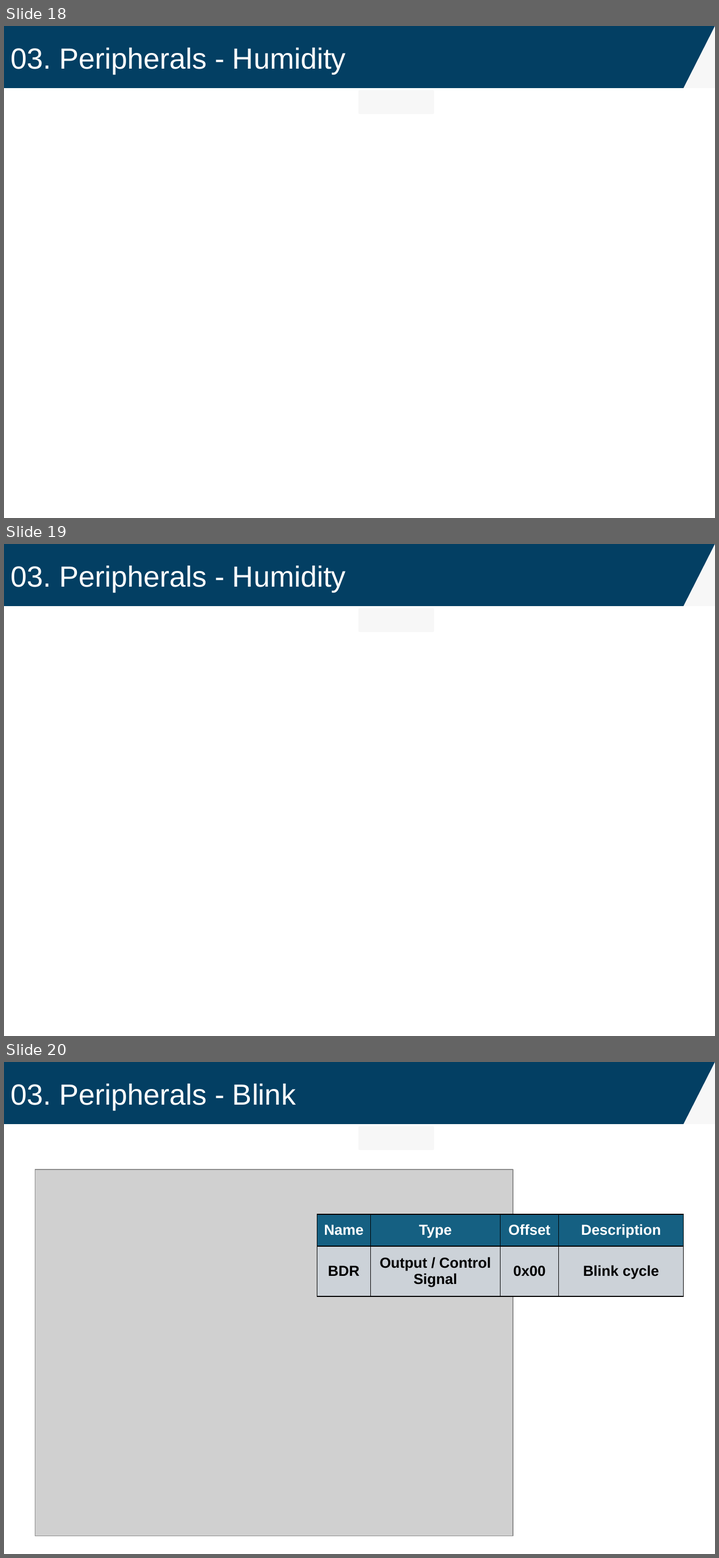
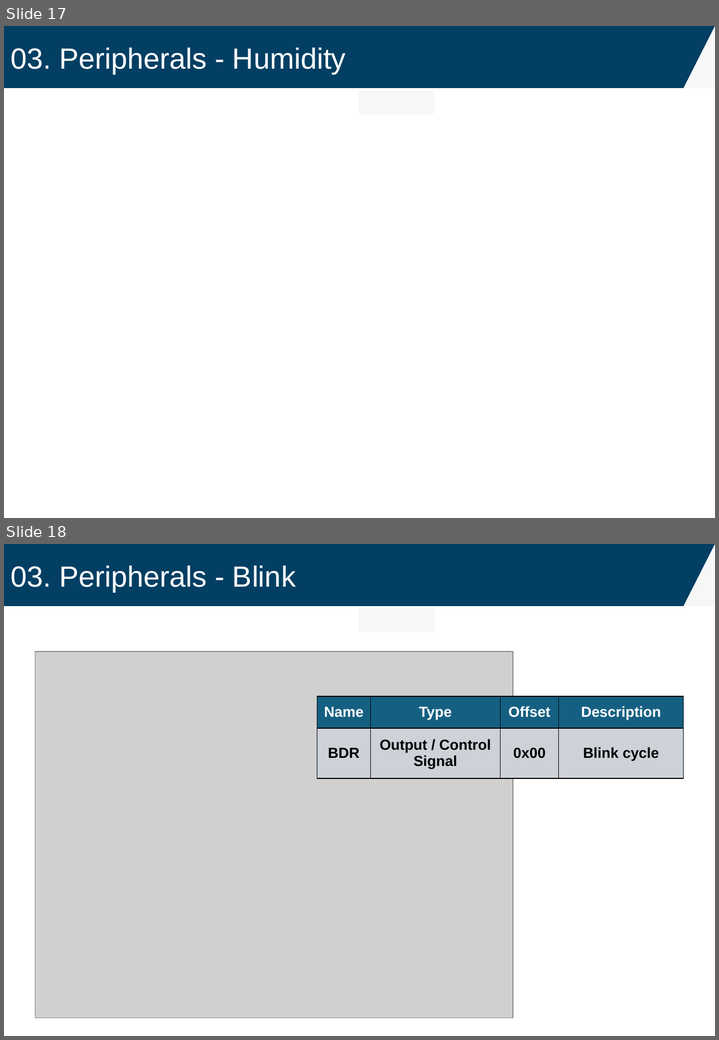
Before and after one commit to oriraccoon/Harman_ComputerArchitecture, a slide deck: RISC-V MultiCycle CPU Peripherals_김지환.pptx. Shown one above the other, each under a label of ours: slides 18, 19 and 20 before the commit, slides 17 and 18 after it. The pictures are 719x1558 and 719x1040 pixels, drawn with LibreOffice and Linux fonts; fonts in the diff are those of the drawing; grey boxes stand for pictures. Boxes give left, top, right and bottom in pixels: in the first picture for what was removed or moved away, otherwise in the second. Text is boxed around its words. In the diff, an @@ line names an element or a change of style, - is before the commit and + after.

```diff
--- a/RISC-V MultiCycle CPU Peripherals_김지환.pptx
+++ b/RISC-V MultiCycle CPU Peripherals_김지환.pptx
@@ slide 19 removed at [4,544,715,1036], background #FFFFFF @@
@@ rectangle removed at [4,544,715,606] @@
@@ right triangle removed at [683,544,715,606] @@
@@ text removed at [10,566,346,592] @@
-03. Peripherals - Humidity
@@ rectangle removed at [360,609,433,630] @@
@@ what was slide 18 is now slide 17 @@
@@ what was slide 20 is now slide 18 @@
```
Also in this commit, not shown: 2 slides changed, 14 other slides removed, 2 other files.
